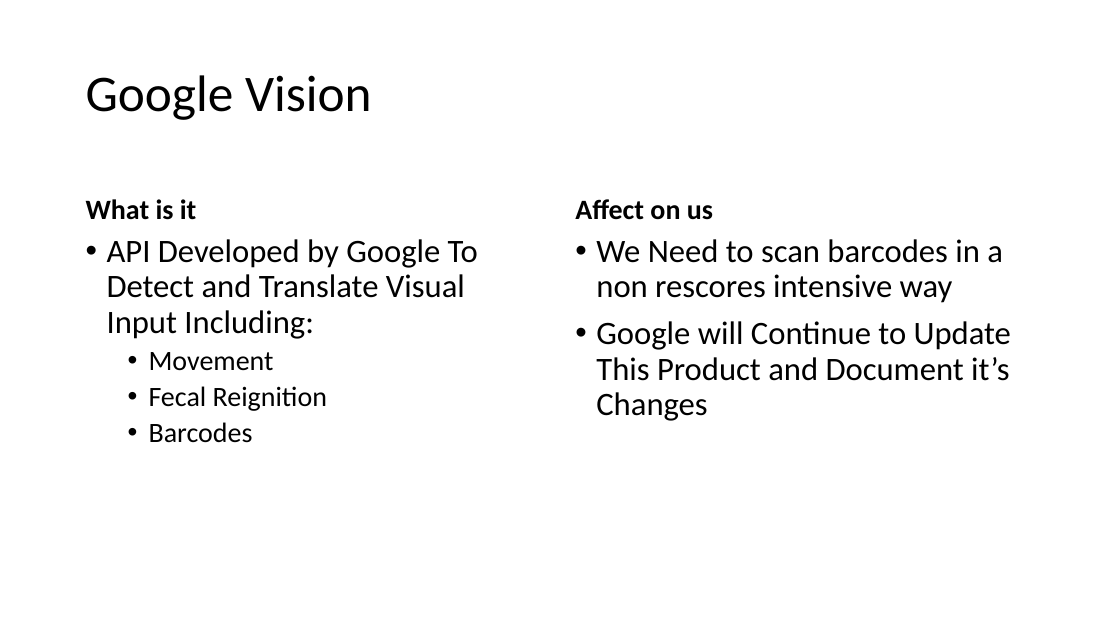
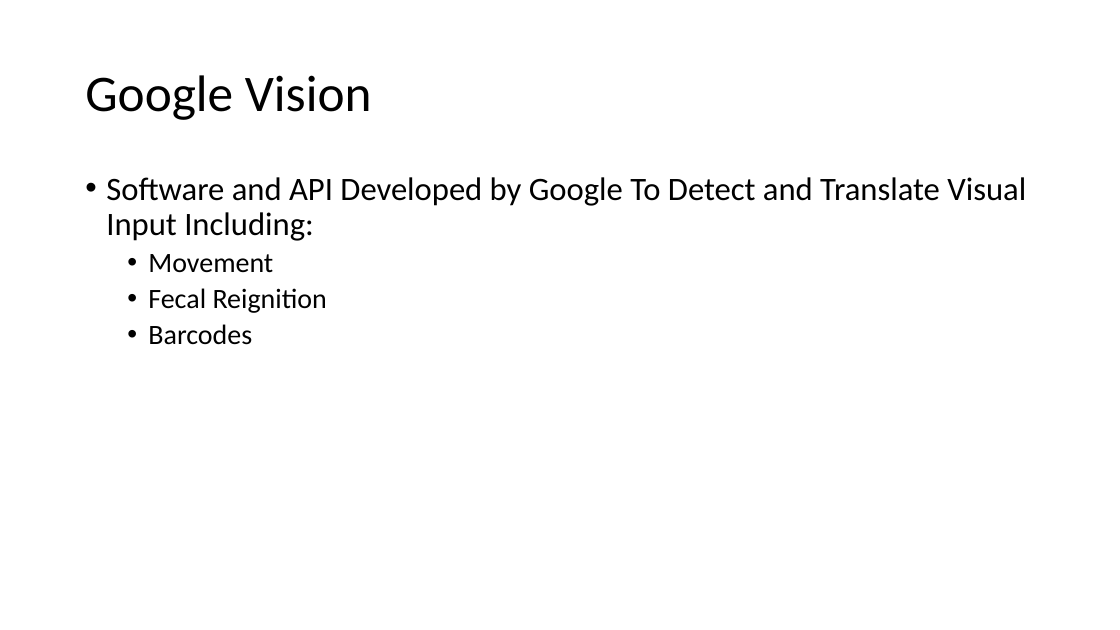
Before and after one commit to frozenNodak/InventoryManagement491, a slide deck: slide 6 of related work presentation draft.pptx (slide 7 before the commit). Drawn at 1120x630 pixels with LibreOffice and Linux fonts; fonts in the diff are those of the drawing. Boxes give left, top, right and bottom in pixels: in the first picture for what was removed or moved away, otherwise in the second. Text is boxed around its words. In the diff, an @@ line names an element or a change of style, - is before the commit and + after.

```diff
--- a/related work presentation draft.pptx
+++ b/related work presentation draft.pptx
@@ text "Software and API Developed by ..." moved from (x1=107, y1=239, x2=478, y2=443) to (x1=106, y1=177, x2=1026, y2=345) @@
@@ text at (x1=106, y1=177, x2=1026, y2=241): text changed @@
-• API Developed by Google To Detect and Translate Visual Input Including:
+• Software and API Developed by Google To Detect and Translate Visual Input Including:
@@ text removed at (x1=86, y1=199, x2=197, y2=220) @@
-What is it
@@ text removed at (x1=575, y1=199, x2=713, y2=220) @@
-Affect on us
@@ text removed at (x1=596, y1=239, x2=1011, y2=421) @@
-• We Need to scan barcodes in a non rescores intensive way
-• Google will Continue to Update This Product and Document it’s Changes
```
Also in this commit, not shown: 2 slides added, 3 slides removed.
